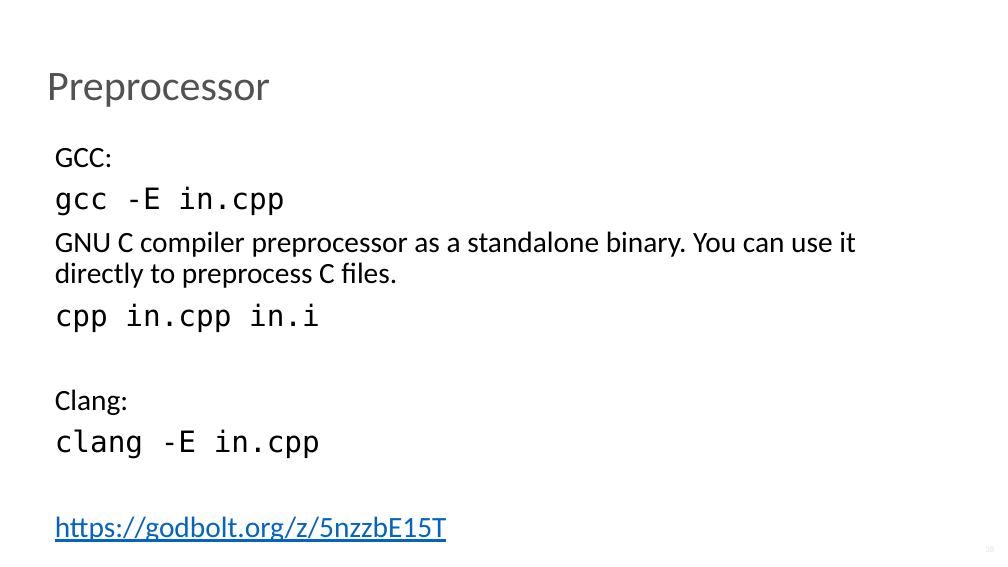
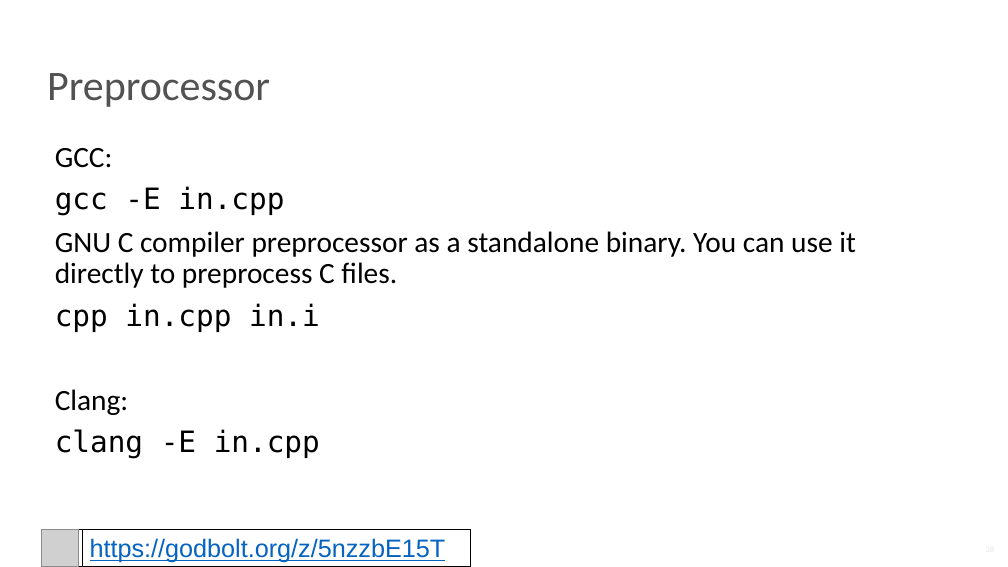
Before and after one commit to NN-complr-tech/Complr-course-lectures, a slide deck: slide 38 of 02-Frontend.pptx. Drawn at 1008x567 pixels with LibreOffice and Linux fonts; fonts in the diff are those of the drawing; grey boxes stand for pictures. Boxes give left, top, right and bottom in pixels: in the first picture for what was removed or moved away, otherwise in the second. Text is boxed around its words. In the diff, an @@ line names an element or a change of style, - is before the commit and + after.

```diff
--- a/02-Frontend.pptx
+++ b/02-Frontend.pptx
@@ rectangle added at bbox=[42, 529, 470, 566], fill #FFFFFF, outline #000000 0.75 pt @@
@@ picture added at bbox=[42, 529, 79, 566] @@
@@ text at bbox=[55, 516, 447, 542]: paragraph removed @@
-https://godbolt.org/z/5nzzbE15T
@@ rectangle added at bbox=[82, 529, 471, 566], fill #FFFFFF, outline #000000 0.75 pt, 24 pt, text #0563C1, underline @@
+https://godbolt.org/z/5nzzbE15T
```
Also in this commit, not shown: 19 other slides changed, 2 slides added, 1 slide removed.
